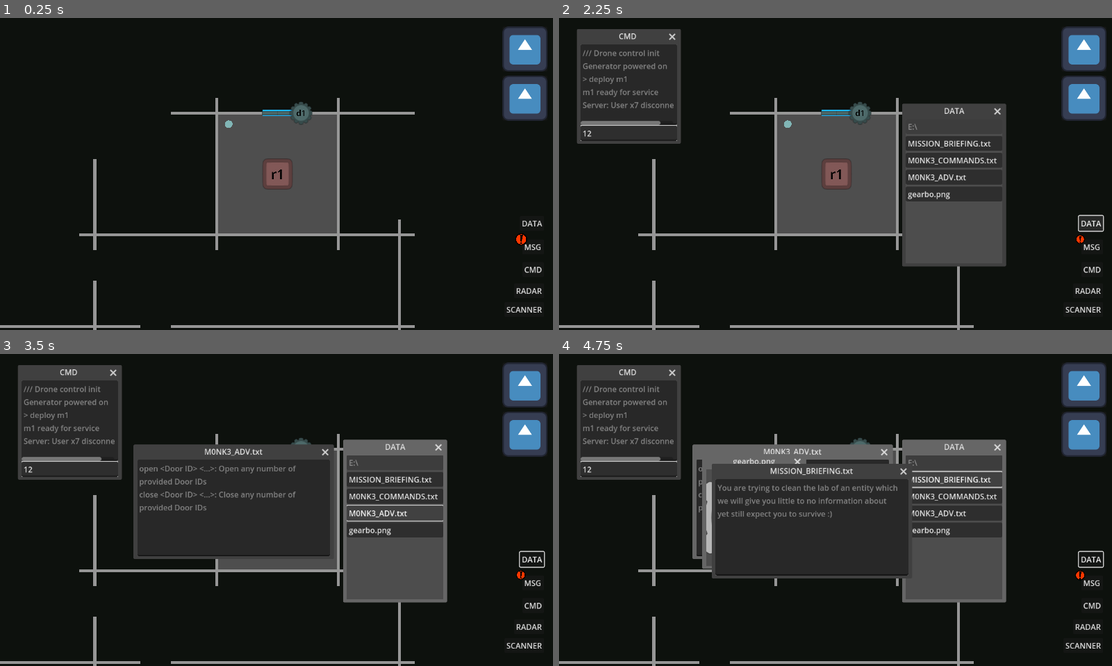
Above: before the commit, frames 1-4 (two rows, left to right).
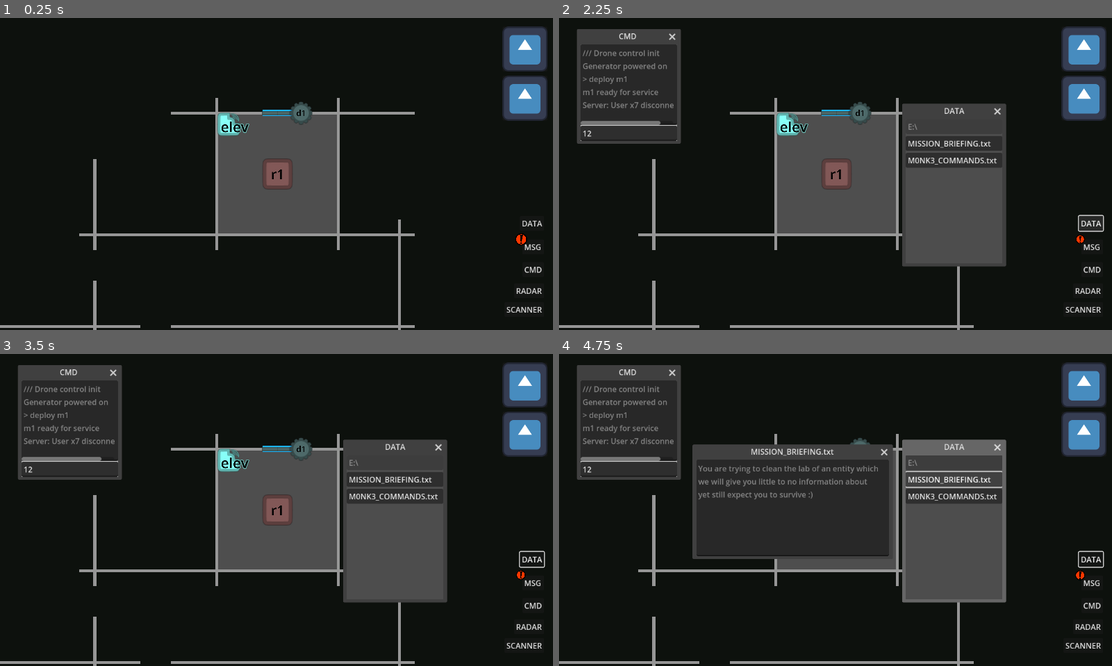
Above: after the commit, the same moments.

Repository: Adam-Gallina/ldj59
Game: Godot game, scene res://map.tscn
Two runs of this game, one before a commit and one after it. Both use one fixed random seed, a clock stepped at 60 frames per second and the inputs below. The engine's default icon, where the game draws it, is replaced by a stand-in: a white triangle on a blue panel in a dark square.
Inputs (mouse positions are in pixels of both pictures, inside the frame that each line leads up to):
- Up to frame 1 (0.25 s): no input
- Up to frame 2 (2.25 s): click "CMD" at 0.5 s; click (630, 133) at 1.27 s; type "12" at 1.35 s; click "DATA" at 2 s
- Up to frame 3 (3.5 s): click (392, 513) at 2.75 s, where only the run before the commit has a clickable "M0NK3_ADV.txt"
- Up to frame 4 (4.75 s): click (951, 528) at 3.5 s, where only the run before the commit has a clickable "gearbo.png"; click "MISSION_BRIEFING.txt" at 4.25 s

The runs differ from the first frame. In frame 1, 0.3% of the frame differs, in the area x 39-46%, y 30-38%; in frame 2, 1.9%; in frame 3, 15%, in the area x 24-81%, y 27-80%; in frame 4, 8.5%.

Commit message:
Added scannable files, added router icon

Diff:
--- /dev/null
+++ b/Environment/Interactive/file.gd
@@ -0,0 +1,30 @@
+extends InteractiveBase
+class_name ScannableFile
+
+@export var filename : String
+@export var filepath : String
+
+@export var ScannedColor : Color
+
+func interaction_start(_drone:DroneBase) -> bool:
+	if _active: return true
+
+	CommandManager.log_message('Downloaded ' + filename)
+
+	DataWindow.add_file(filename, filepath)
+
+	$Sprite3D.modulate = ScannedColor
+
+	_active = true
+
+	return true
+
+func interaction_end(_drone:DroneBase) -> bool:
+	return true
+
+
+func hide_model():
+	$Sprite3D.hide()
+
+func reveal_model():
+	$Sprite3D.show()
--- a/Environment/Interactive/router.gd
+++ b/Environment/Interactive/router.gd
@@ -2,20 +2,24 @@
 
 @export var RouterID : String
 @export var PowerSource : Node3D
+
+func _ready() -> void:
+	$Sprite3D/Label3D.text = RouterID
 
 func is_revealed() -> bool:
 	return get_node('%Model').layers > 0
 
 func hide_model():
 	get_node('%Model').layers = 0
+	$Sprite3D.hide()
 
 func reveal_model():
 	get_node('%Model').layers = 1
+	$Sprite3D.show()
 
 
 func process_command(cmd:String, args:Array[String]):
 	if cmd == 'ping':
-		print(cmd, ' ', args, ' ', args[0] == RouterID, ' ', RouterID)
 		if args.size() > 0 and args[0] == RouterID:
 			if PowerSource != null and not PowerSource.is_active():
 				return null
--- a/Environment/Interactive/router.tscn
+++ b/Environment/Interactive/router.tscn
@@ -1,6 +1,7 @@
-[gd_scene load_steps=4 format=3 uid="uid://iweseymoqhwe"]
+[gd_scene load_steps=5 format=3 uid="uid://iweseymoqhwe"]
 
 [ext_resource type="Script" uid="uid://bapip6hkbryfi" path="res://Environment/Interactive/router.gd" id="1_adyp5"]
+[ext_resource type="Texture2D" uid="uid://duj6mmdnw4gir" path="res://Icons/Images/RouterIcon.png" id="2_w4kbf"]
 
 [sub_resource type="CylinderMesh" id="CylinderMesh_w4kbf"]
 top_radius = 0.125
@@ -18,3 +19,19 @@
 transform = Transform3D(1, 0, 0, 0, 1, 0, 0, 0, 1, 0, 0.403574, 0)
 mesh = SubResource("CylinderMesh_w4kbf")
 surface_material_override/0 = SubResource("StandardMaterial3D_qn6st")
+
+[node name="Sprite3D" type="Sprite3D" parent="."]
+transform = Transform3D(1, 0, 0, 0, -4.37114e-08, 1, 0, -1, -4.37114e-08, 0, 2, 0)
+modulate = Color(0.532883, 1, 0.973115, 1)
+pixel_size = 0.003
+texture = ExtResource("2_w4kbf")
+
+[node name="Label3D" type="Label3D" parent="Sprite3D"]
+transform = Transform3D(1, 0, 0, 0, 1, 0, 0, 0, 1, -0.257673, -0.0795771, 0.119615)
+sorting_offset = 1.0
+modulate = Color(0, 0, 0, 1)
+outline_modulate = Color(0.3925, 0.662928, 0.639412, 1)
+text = "SomeID"
+font_size = 92
+outline_size = 22
+horizontal_alignment = 0
--- a/Environment/Interactive/server.gd
+++ b/Environment/Interactive/server.gd
@@ -71,9 +71,9 @@
 
 	if cmd == 'routers':
 		var routers = get_tree().root.get_node('Map/RadarWindow').Routers
-		var out = []
+		var out : Array[String] = []
 		for r in routers:
-			var status = 'Online' if r.PowerSource.is_active() else 'Offline'
+			var status = 'Online' if r.PowerSource == null or r.PowerSource.is_active() else 'Offline'
 			out.append('{0}\t| {1}'.format([r.RouterID, status]))
 		return CommandManager.CommandOutput.new(true, out)
 
--- /dev/null
+++ b/Environment/file.tscn
@@ -0,0 +1,16 @@
+[gd_scene load_steps=3 format=3 uid="uid://cudpe824xra7q"]
+
+[ext_resource type="Script" uid="uid://ctrxitdxmda6g" path="res://Environment/Interactive/file.gd" id="1_t2sp1"]
+[ext_resource type="Texture2D" uid="uid://bmc18hrqyneks" path="res://Icons/Images/FileIcon.png" id="2_ey25g"]
+
+[node name="File" type="MeshInstance3D"]
+script = ExtResource("1_t2sp1")
+ScannedColor = Color(0.329412, 0.329412, 0.329412, 1)
+Descriptor = "File"
+InteractOneShot = true
+
+[node name="Sprite3D" type="Sprite3D" parent="."]
+transform = Transform3D(1, 0, 0, 0, -4.37114e-08, 1, 0, -1, -4.37114e-08, 0, 2, 0)
+modulate = Color(0.737603, 0.446415, 0.661717, 1)
+pixel_size = 0.003
+texture = ExtResource("2_ey25g")
--- a/Popups/log_window.gd
+++ b/Popups/log_window.gd
@@ -14,8 +14,6 @@
 func _ready() -> void:
 	add_file('MISSION_BRIEFING.txt', 'res://Popups/Documents/mission_briefing.txt')
 	add_file('M0NK3_COMMANDS.txt', 'res://Popups/Documents/basic_commands.txt')
-	add_file('M0NK3_ADV.txt', 'res://Popups/Documents/advanced_commands.txt')
-	add_file('gearbo.png', 'res://Icons/Images/Gear.png')
 
 func add_file(filename, filepath):
 	var b = FileButtonScene.instantiate()
--- a/drone.gd
+++ b/drone.gd
@@ -88,7 +88,15 @@
 func get_room_interactions() -> InteractiveBase:
 	var room = get_curr_room()
 	for n in room.get_children():
-		if n is InteractiveBase:
+		if n is InteractiveBase and not n is ScannableFile:
+			return n
+
+	return null
+
+func get_room_files() -> ScannableFile:
+	var room = get_curr_room()
+	for n in room.get_children():
+		if n is ScannableFile:
 			return n
 
 	return null
@@ -127,6 +135,18 @@
 			return CommandWindow.CommandOutput.new(true, [])
 		else:
 			return CommandWindow.CommandOutput.new(false, [DroneID + ': Failed to interface with ' + i.Descriptor])
+	elif args[0] == 'download':
+		var i = get_room_files()
+		if i == null:
+			return CommandWindow.CommandOutput.new(false, [DroneID + ': No files found'])
+
+		move(i.global_position)
+		await move_complete
+		var result = await do_interaction(i)
+		if result:
+			return CommandWindow.CommandOutput.new(true, [])
+		else:
+			return CommandWindow.CommandOutput.new(false, [DroneID + ': Failed to scan ' + i.Descriptor])
 	elif args[0] == 'control':
 		if _control_window.is_open():
 			_control_window.close()
--- a/map.tscn
+++ b/map.tscn
@@ -19,6 +19,7 @@
 [ext_resource type="PackedScene" uid="uid://bn7bedo34qkmn" path="res://Environment/Interactive/blast_door_control.tscn" id="16_a6rn7"]
 [ext_resource type="PackedScene" uid="uid://d1aovyvwl5lol" path="res://Enemies/enemy.tscn" id="16_wbpbn"]
 [ext_resource type="PackedScene" uid="uid://c8xbk6qega6s7" path="res://Environment/Interactive/blast_door.tscn" id="17_4on3e"]
+[ext_resource type="PackedScene" uid="uid://cudpe824xra7q" path="res://Environment/file.tscn" id="19_jk4ss"]
 
 [sub_resource type="Environment" id="Environment_sb2pt"]
 background_mode = 1
@@ -1759,6 +1760,12 @@
 [node name="BlastDoor" parent="Rooms/Room10" instance=ExtResource("17_4on3e")]
 transform = Transform3D(1, 0, -1.74846e-07, 0, 1, 0, 1.74846e-07, 0, 1, 0, 0, -1)
 
+[node name="File" parent="Rooms/Room10" instance=ExtResource("19_jk4ss")]
+transform = Transform3D(1, 0, 0, 0, 1, 0, 0, 0, 1, -2.28831, 0, 1.24492)
+skeleton = NodePath("../../Room5")
+filename = "M0NK3_ADV.txt"
+filepath = "res://Popups/Documents/advanced_commands.txt"
+
 [node name="Room11" parent="Rooms" instance=ExtResource("8_sb2pt")]
 transform = Transform3D(1, 0, 0, 0, 1, 0, 0, 0, 1, 4, 0, -20)
 navigation_mesh = SubResource("NavigationMesh_jk4ss")
Not shown, added: Environment/Interactive/file.gd.uid
Binary file added: Icons/Images/FileIcon.png
Not shown, added: Icons/Images/FileIcon.png.import
Binary file added: Icons/Images/RouterIcon.png
Not shown, added: Icons/Images/RouterIcon.png.import
Not shown, added: export_presets.cfg
Not shown: 1 places in map.tscn that only renumber resources
Not shown, changed: .gitignore
